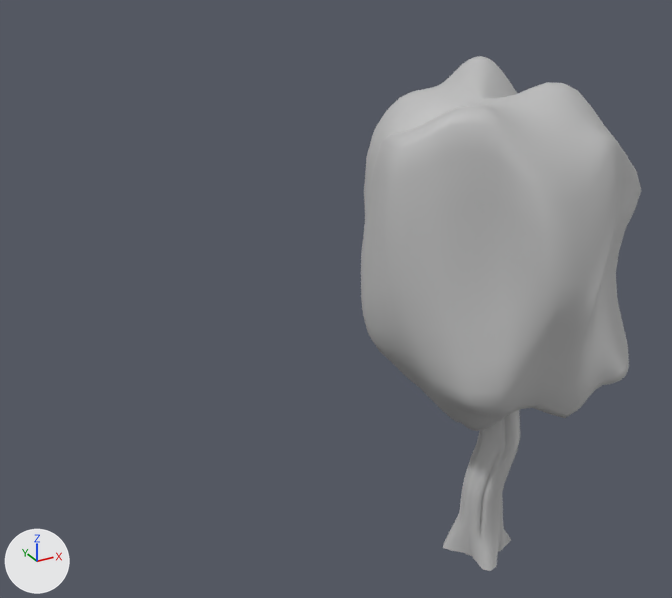
What one commit did to the FBX model Assets/Components/Models/Curved Tree 1.fbx.
Before and after are seen from a 50 mm camera at (19.9, -17.9, 19.1) aimed at (33.3, 6.5, 6.9). Every picture has the same lights, and +X, +Y and +Z are marked at lower left. Where no turn or scale is listed for an object, it has been applied to the vertices.

Script lines for the objects in view, before the commit:
```python
me_mesh = bpy.data.meshes.new('Mesh')
me_mesh.from_pydata(...)  # 2894 vertices, 2898 faces; spans x -4.28..4.28, y -4.21..4.21, z -7.37..7.37
me_mesh.materials.append(mat_lambert1)  # grey #bcbcbc
ob_polysurface116 = bpy.data.objects.new('polySurface116', me_mesh)
ob_polysurface116.location = (35.92, 1.83, 7.4)
```
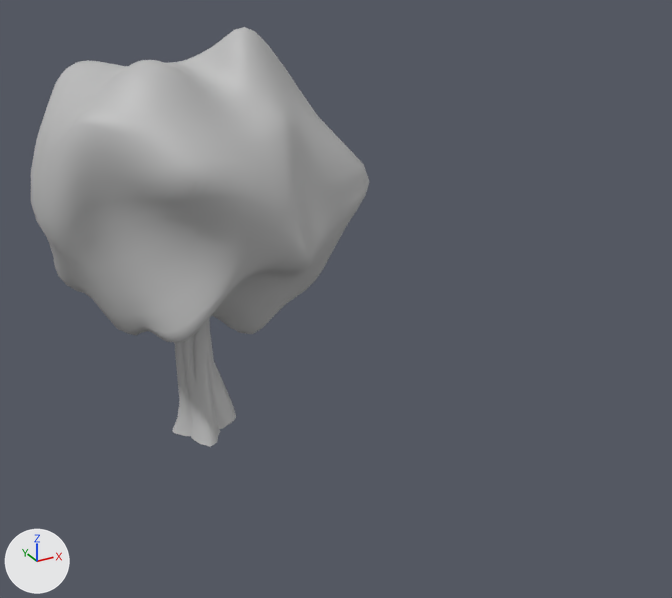
Scene script edits in JSON lines:
```json
{"block": "me_mesh", "where": "# used by ob_polysurface116; location = (35.92, 1.83, 7.4)"}
{"op": "remove", "block": "me_mesh", "code": "me_mesh.from_pydata(...)  # 2894 vertices, 2898 faces; spans x -4.28..4.28, y -4.21..4.21, z -7.37..7.37"}
{"op": "add", "block": "me_mesh", "code": "me_mesh.from_pydata(...)  # 2742 vertices, 2738 faces; spans x -5.42..5.42, y -5.07..5.07, z -7.51..7.51"}
{"block": "me_mesh", "change": "me_mesh part 1: the loose piece of 2476 vertices spanning x -4.28..4.28, y -4.21..4.21, z -2.96..7.37 is multiplied about its middle by the matrix ((0.208, 1.194, -0.151), (-1.189, 0.169, -0.016), (0.042, 0.149, 0.983)), then moved by (-0.11, 0.01, -0.12)"}
{"block": "me_mesh", "change": "me_mesh part 2: the loose piece of 418 vertices spanning x -1.57..0.66, y -2.06..0.12, z -7.37..-0.87 is rebuilt with 266 vertices and now spans x -1.38..1.21, y -1.2..1.36, z -7.51..0.13"}
{"op": "set", "path": "ob_polysurface116.location", "old": "(35.92, 1.83, 7.4)", "new": "(30.63, 11.67, 7.5)"}
```

Boxes (x1, y1, x2, y2) around the edits, measured in the pictures (672 x 598 px; the box of a moved part takes in the faces that stretch with it):
```json
{"object": "polySurface116", "change": "reshaped, moved", "before": [361, 56, 641, 571], "after": [31, 27, 369, 447], "on screen": "21% wider, 18% shorter"}
{"part": 1, "of": "me_mesh", "change": "moved or reshaped", "before": [361, 56, 641, 430], "after": [31, 27, 369, 343]}
{"part": 2, "of": "me_mesh", "change": "rebuilt", "before": [443, 410, 520, 571], "after": [172, 318, 236, 447]}
```
